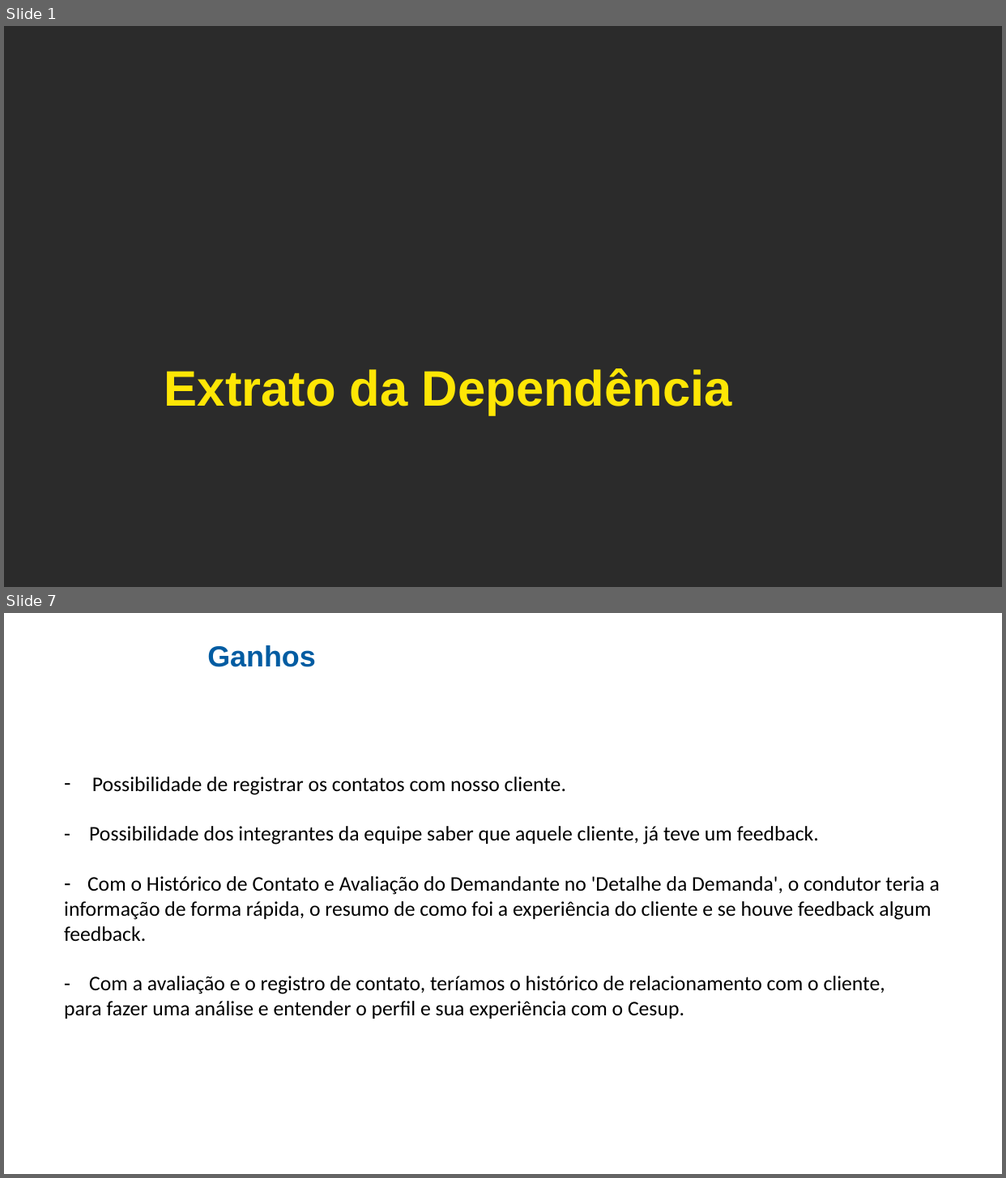
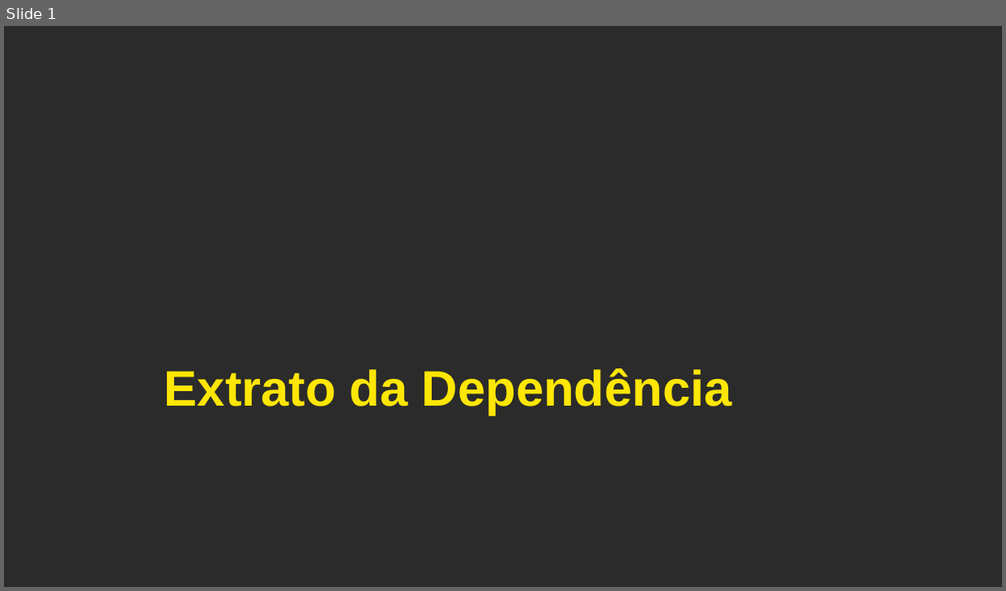
Before and after one commit to cezarnk/projetos, a slide deck: Apresentação Cesup Rede/Projeto 2.pptx. Shown one above the other, each under a label of ours: slides 1 and 7 before the commit, slide 1 after it; the slides between them are not shown. The pictures are 1006x1178 and 1006x591 pixels, drawn with LibreOffice and Linux fonts; fonts in the diff are those of the drawing; background and template pictures are left out; a plain dark background stands for a picture behind light text. Boxes give left, top, right and bottom in pixels: in the first picture for what was removed or moved away, otherwise in the second. Text is boxed around its words. In the diff, an @@ line names an element or a change of style, - is before the commit and + after.

```diff
--- a/Apresentação Cesup Rede/Projeto 2.pptx
+++ b/Apresentação Cesup Rede/Projeto 2.pptx
@@ slide 7 removed at [4,613,1002,1174], background picture (left out) @@
@@ text removed at [207,645,316,667] @@
-Ganhos
@@ text removed at [64,777,940,1019] @@
-– Possibilidade de registrar os contatos com nosso cliente.
-- Possibilidade dos integrantes da equipe saber que aquele cliente, já teve um feedback.
-– Com o Histórico de Contato e Avaliação do Demandante no 'Detalhe da Demanda', o condutor teria a
-informação de forma rápida, o resumo de como foi a experiência do cliente e se houve feedback algum
-feedback.
-- Com a avaliação e o registro de contato, teríamos o histórico de relacionamento com o cliente,
-para fazer uma análise e entender o perfil e sua experiência com o Cesup.
```
Also in this commit, not shown: 3 slides changed, 4 slides added, 3 other slides removed, 4 other files.
